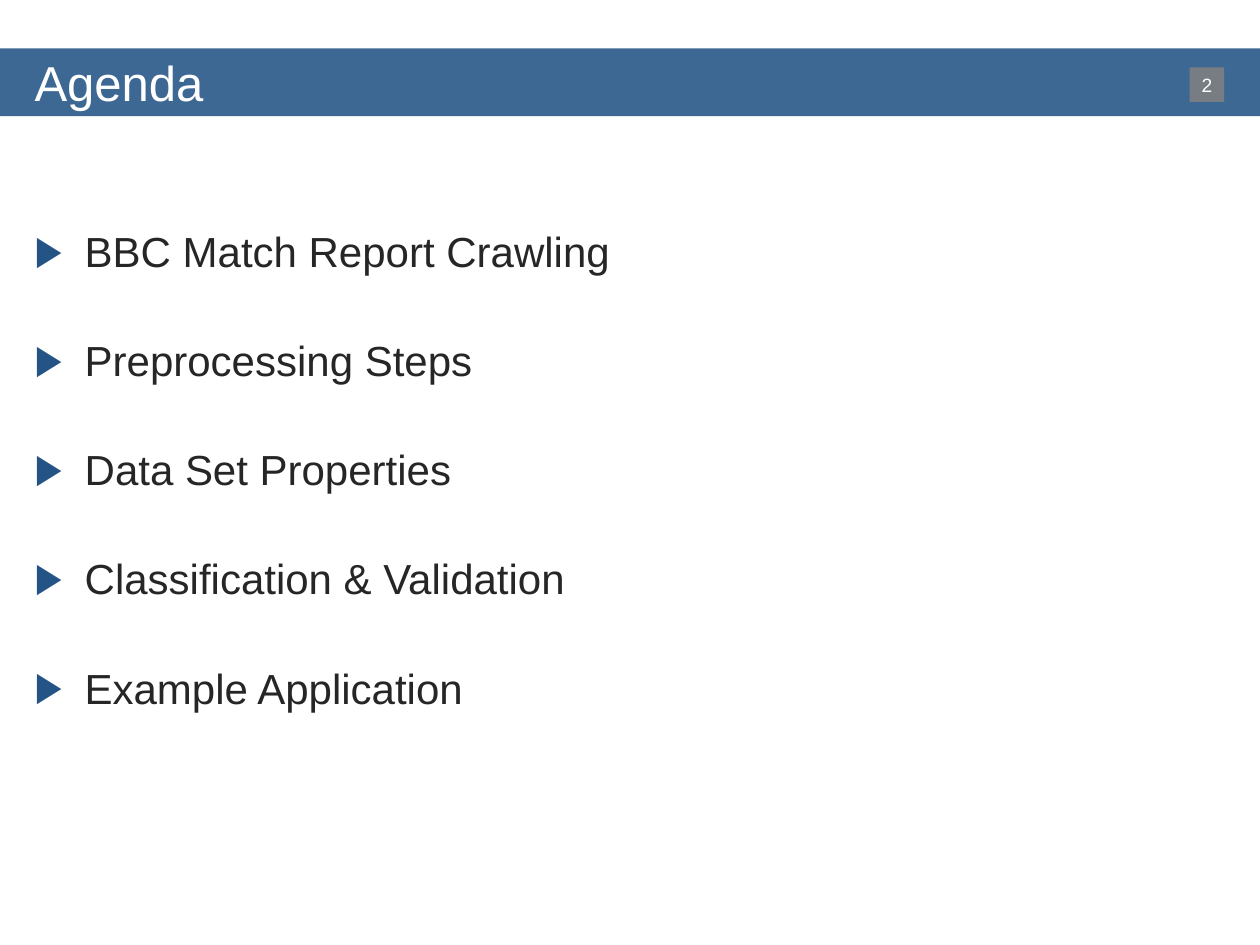
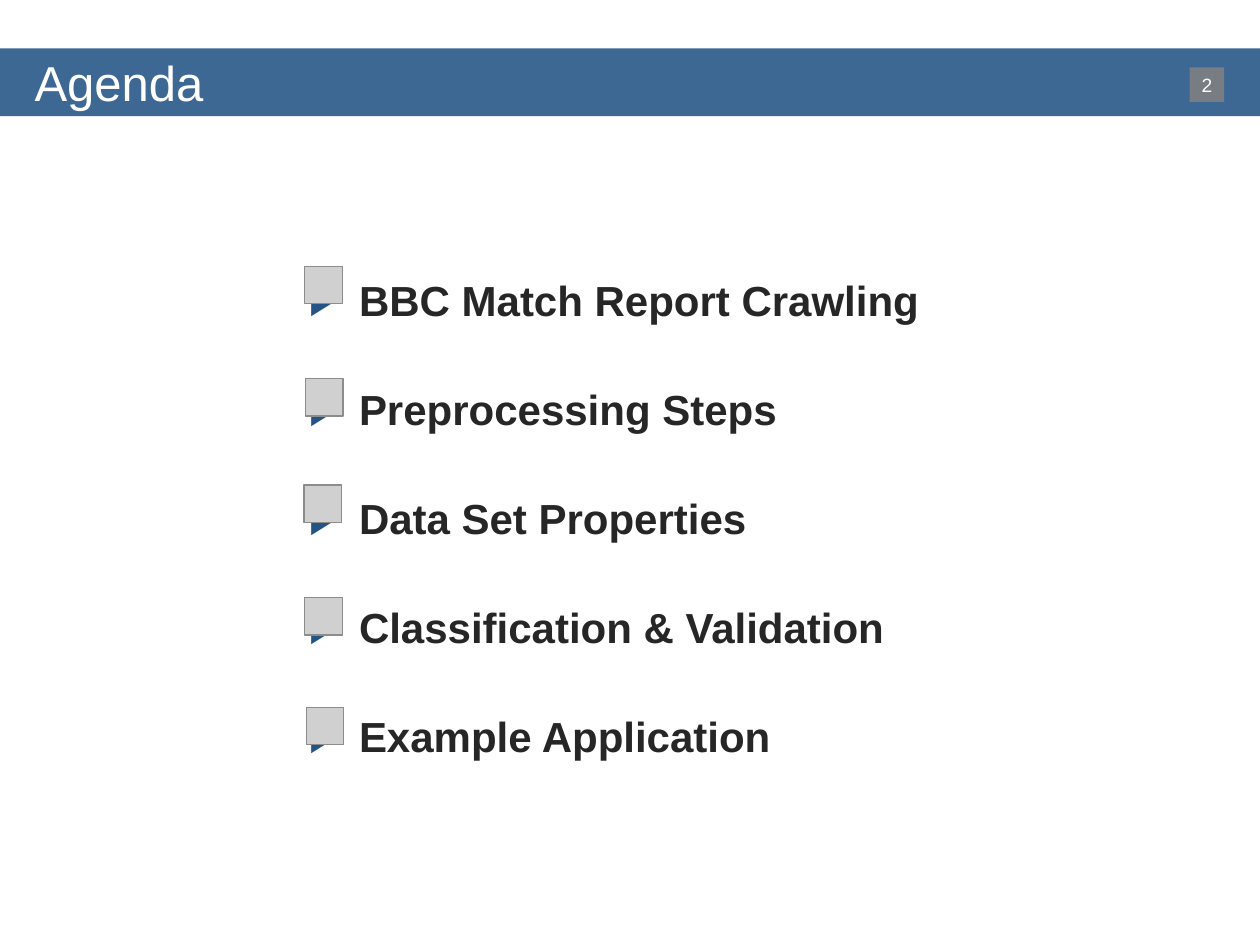
Before and after one commit to bequiet88/WebMining, a slide deck: slide 2 of LaTeX/Presentation/Presentation.pptx. Drawn at 1260x945 pixels with LibreOffice and Linux fonts; fonts in the diff are those of the drawing; grey boxes stand for pictures; background and template pictures are left out. Boxes give left, top, right and bottom in pixels: in the first picture for what was removed or moved away, otherwise in the second. Text is boxed around its words. In the diff, an @@ line names an element or a change of style, - is before the commit and + after.

```diff
--- a/LaTeX/Presentation/Presentation.pptx
+++ b/LaTeX/Presentation/Presentation.pptx
@@ text "BBC Match Report Crawling": place and size @@
-text "BBC Match Report Crawling" at bbox=[85, 236, 609, 712]
+text "BBC Match Report Crawling" at bbox=[359, 285, 919, 761]
@@ text "BBC Match Report Crawling" at bbox=[359, 285, 919, 761]: bold on @@
@@ picture added at bbox=[305, 266, 343, 304] @@
@@ picture added at bbox=[305, 379, 343, 417] @@
@@ picture added at bbox=[304, 485, 341, 523] @@
@@ picture added at bbox=[305, 597, 343, 635] @@
@@ picture added at bbox=[306, 707, 344, 745] @@
```
Also in this commit, not shown: 3 other slides changed.
